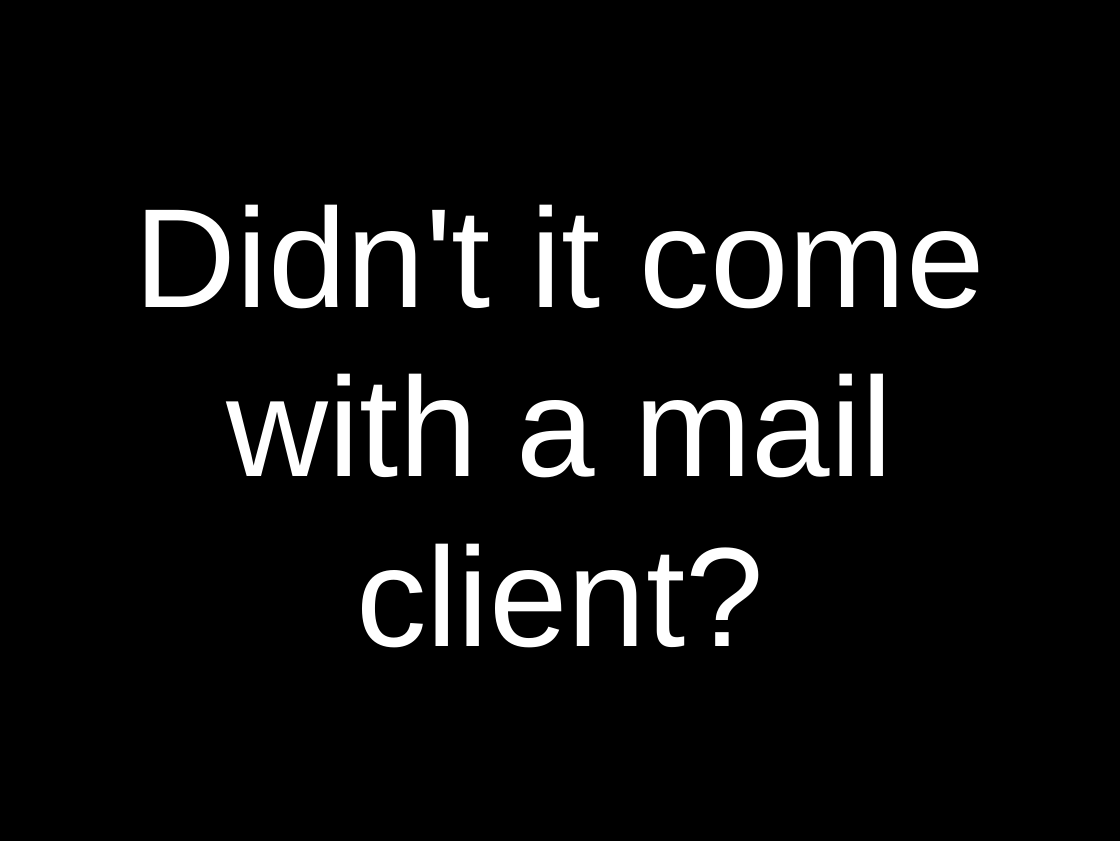
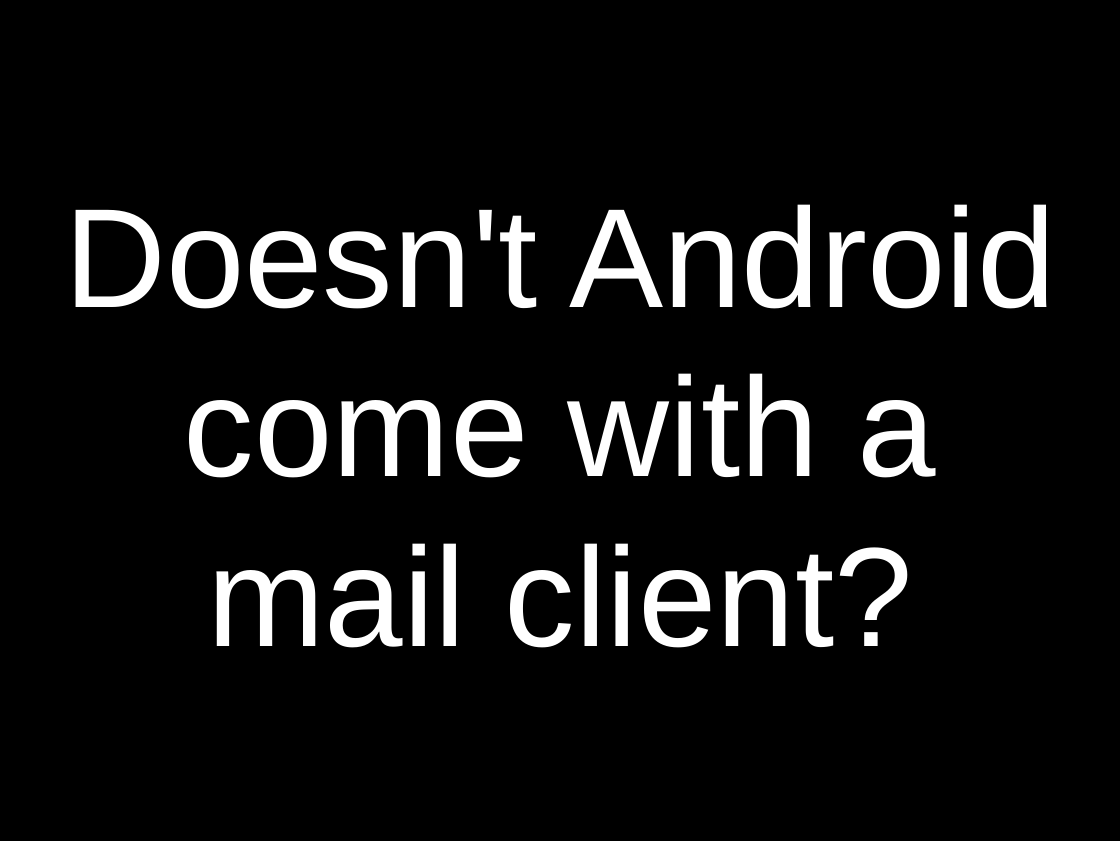
Before and after one commit to obra/talks, a slide deck: slide 25 of 2010/k9.odp (slide 18 before the commit). Drawn at 1120x841 pixels with LibreOffice and Linux fonts; fonts in the diff are those of the drawing. Boxes give left, top, right and bottom in pixels: in the first picture for what was removed or moved away, otherwise in the second. Text is boxed around its words. In the diff, an @@ line names an element or a change of style, - is before the commit and + after.

```diff
--- a/2010/k9.odp
+++ b/2010/k9.odp
@@ title at bbox=[64, 204, 1055, 648]: text changed @@
-Didn't it come with a mail client?
+Doesn't Android come with a mail client?
```
Also in this commit, not shown: 11 other slides changed, 88 slides added, 2 slides removed, 1 other file.
